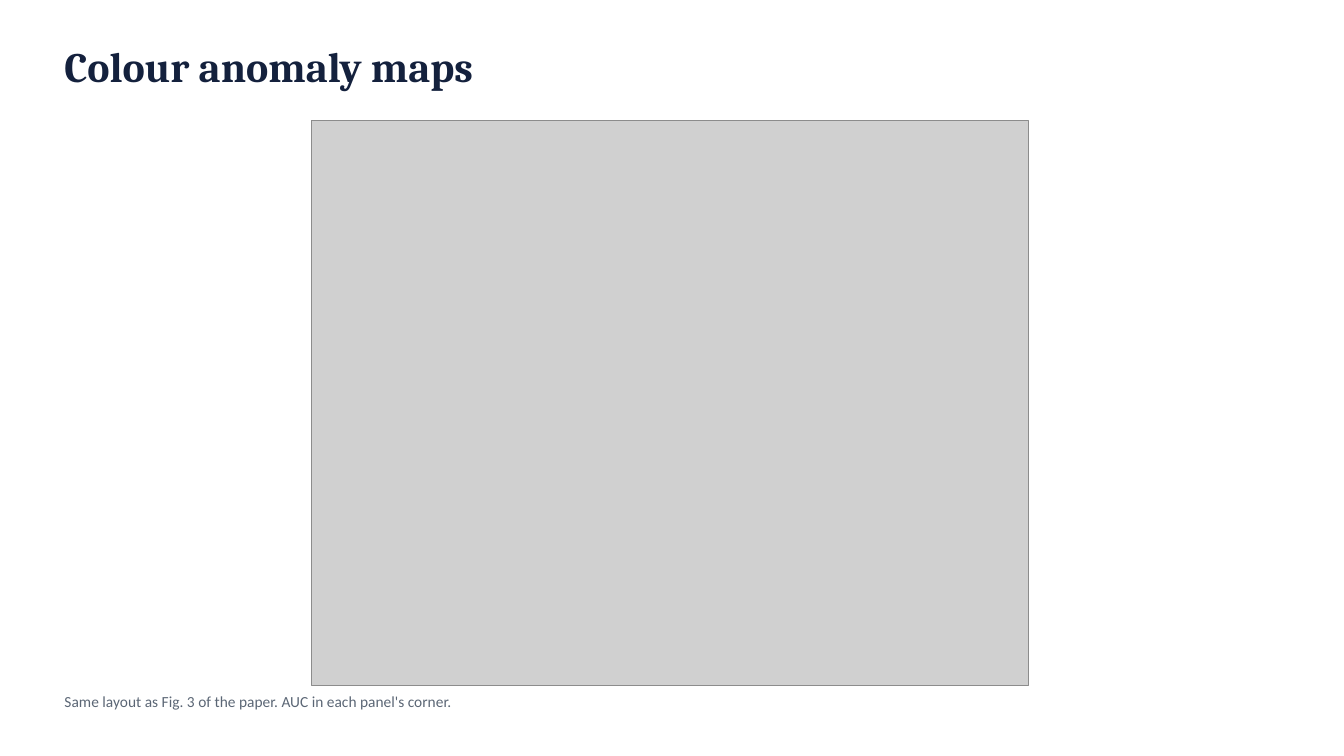
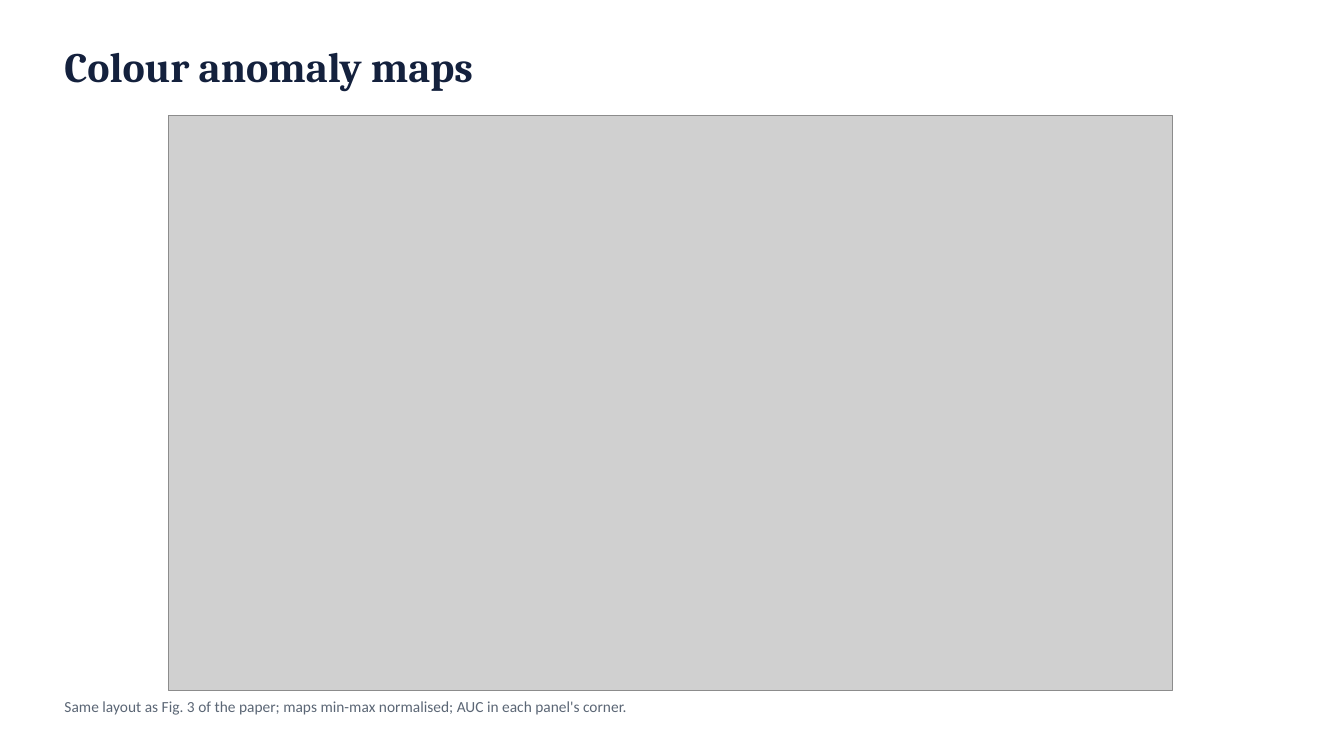
Before and after one commit to SaarthakG-Dtu/Hyperspectral_Anomaly_Detection, a slide deck: slide 19 of presentation/DMS2F-HAD_presentation.pptx (slide 15 before the commit). Drawn at 1344x756 pixels with LibreOffice and Linux fonts; fonts in the diff are those of the drawing; grey boxes stand for pictures. Boxes give left, top, right and bottom in pixels: in the first picture for what was removed or moved away, otherwise in the second. Text is boxed around its words. In the diff, an @@ line names an element or a change of style, - is before the commit and + after.

```diff
--- a/presentation/DMS2F-HAD_presentation.pptx
+++ b/presentation/DMS2F-HAD_presentation.pptx
@@ picture: place and size @@
-picture at [312,121,1028,686]
+picture at [168,116,1173,691]
@@ text at [64,701,626,715]: text changed @@
-Same layout as Fig. 3 of the paper. AUC in each panel's corner.
+Same layout as Fig. 3 of the paper; maps min-max normalised; AUC in each panel's corner.
```
Also in this commit, not shown: 6 other slides changed, 6 slides added, 2 slides removed, 7 other files.
